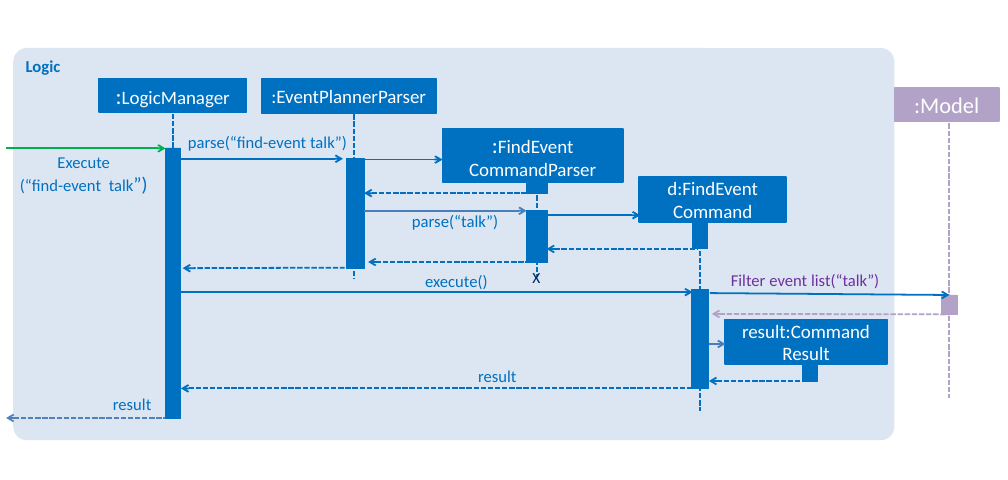
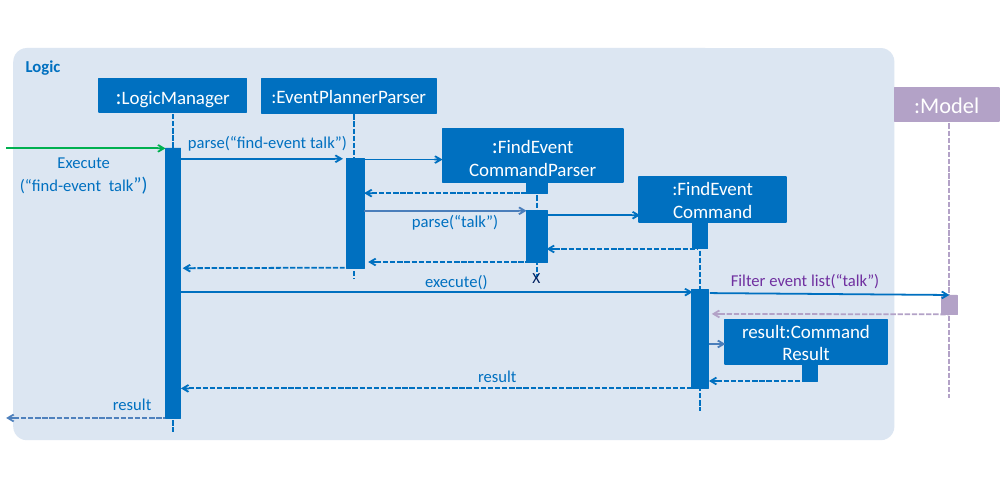
Before and after one commit to raynoldng/addressbook-level4, a slide deck: slide 1 of docs/diagrams/FindEventCommandSequenceDiagram.pptx. Drawn at 1008x480 pixels with LibreOffice and Linux fonts; fonts in the diff are those of the drawing. Boxes give left, top, right and bottom in pixels: in the first picture for what was removed or moved away, otherwise in the second. Text is boxed around its words. In the diff, an @@ line names an element or a change of style, - is before the commit and + after.

```diff
--- a/docs/diagrams/FindEventCommandSequenceDiagram.pptx
+++ b/docs/diagrams/FindEventCommandSequenceDiagram.pptx
@@ line moved from (172, 114) - (172, 366) to (172, 114) - (172, 432) @@
@@ text in rectangle at (672,182,753,224): text changed @@
-d:FindEvent
-Command
+:FindEvent
+Command
```
Also in this commit, not shown: 1 other file.
